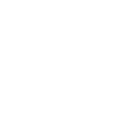
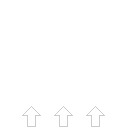
Two versions of the same layered image (128px x 128px). Layer-by-layer changes:
added layer "Layer 3" above "Layer 2" over [86, 106, 105, 127]
added layer "Layer 2" above "Layer 1" over [22, 106, 41, 127]
painted on "Layer 1" over [54, 106, 73, 127]
